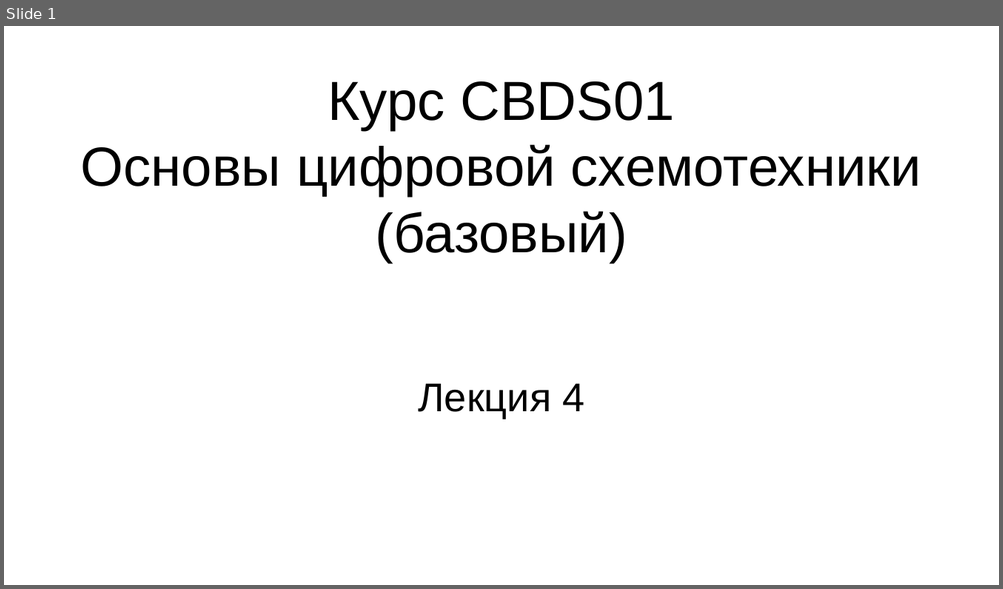
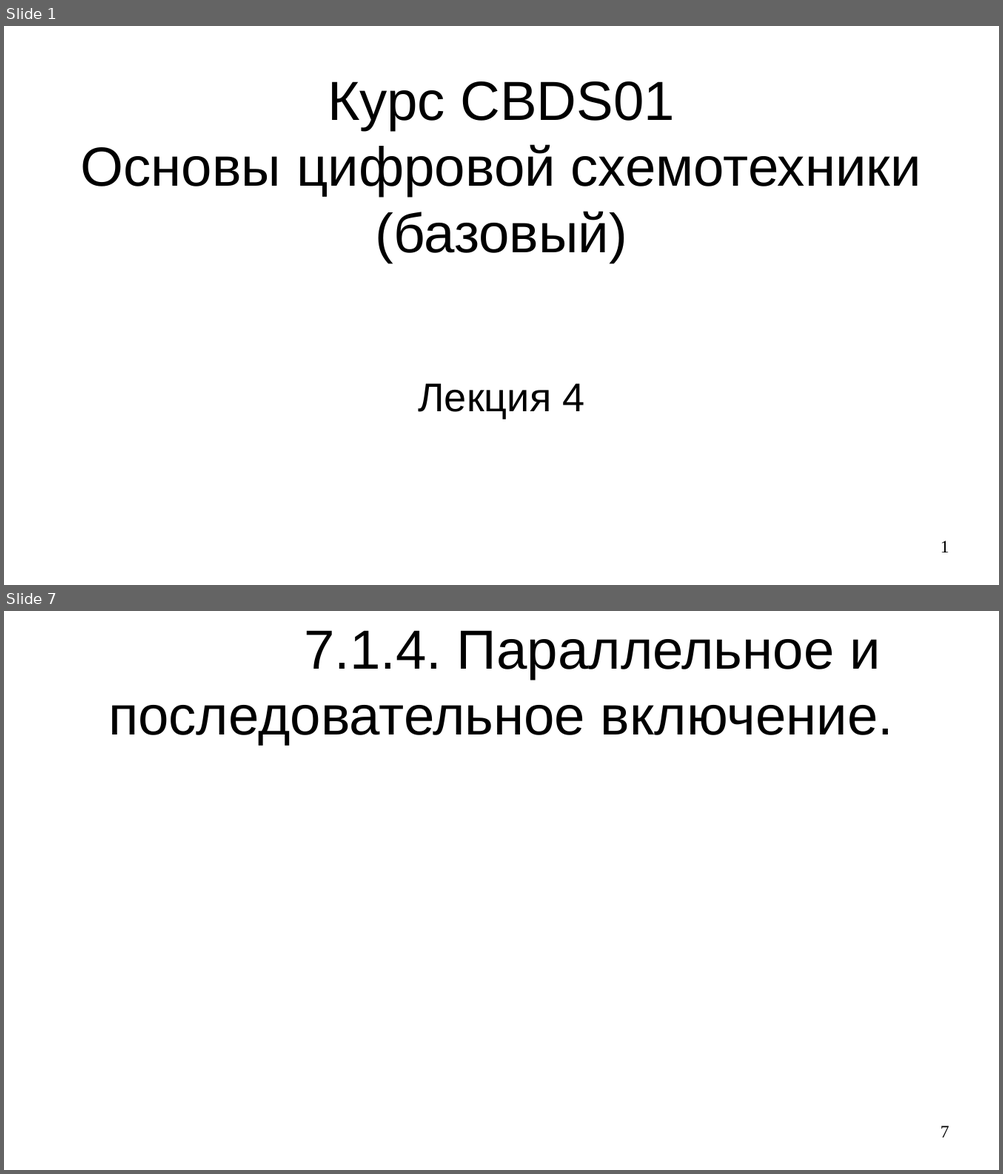
Before and after one commit to steelcraft/stud-lab, a slide deck: Лекции/СBDS01#L4.odp. Shown one above the other, each under a label of ours: slide 1 before the commit, slides 1 and 7 after it; the slides between them are not shown. The pictures are 1003x589 and 1003x1174 pixels, drawn with LibreOffice and Linux fonts; fonts in the diff are those of the drawing. Boxes give left, top, right and bottom in pixels: in the first picture for what was removed or moved away, otherwise in the second. Text is boxed around its words. In the diff, an @@ line names an element or a change of style, - is before the commit and + after.

```diff
--- a/Лекции/СBDS01#L4.odp
+++ b/Лекции/СBDS01#L4.odp
@@ slide 7 added at <box>4,611,999,1170</box>, background #FFFFFF @@
@@ title added at <box>108,630,893,745</box>, 44 pt, text #000000 @@
+7.1.4. Параллельное и последовательное включение.
@@ page number added at <box>940,1126,949,1138</box>, 14 pt, text #000000 @@
+7
@@ slide 1 changed as well @@
@@ page number added at <box>940,541,949,553</box>, 14 pt, text #000000 @@
+1
```
Also in this commit, not shown: 16 other slides added.
